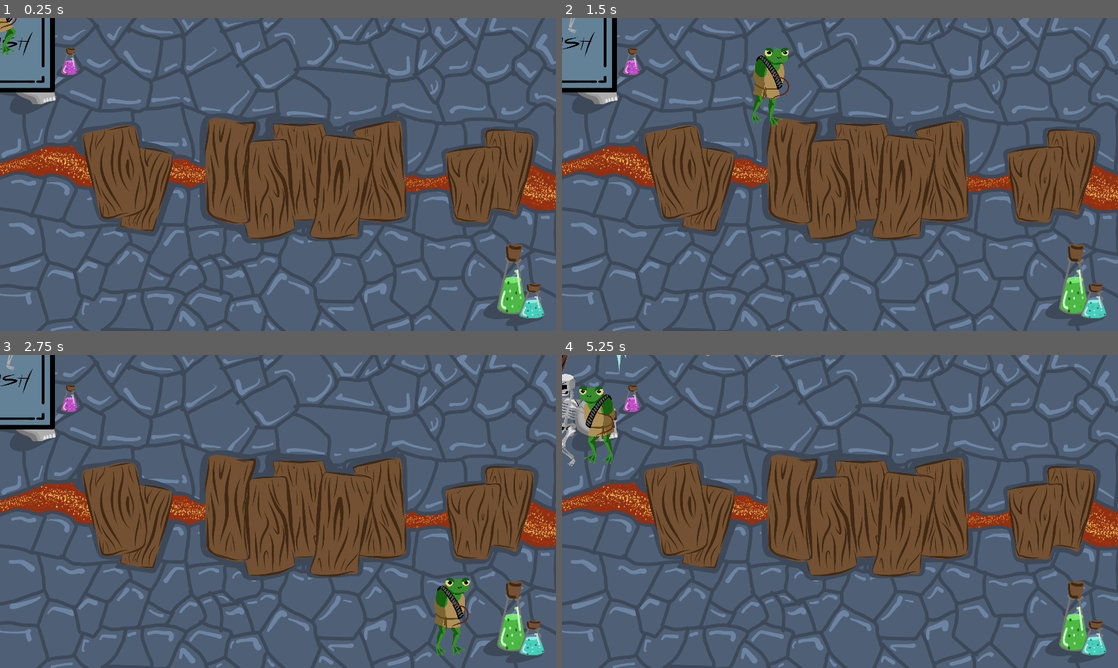
Above: before the commit, frames 1-4 (two rows, left to right).
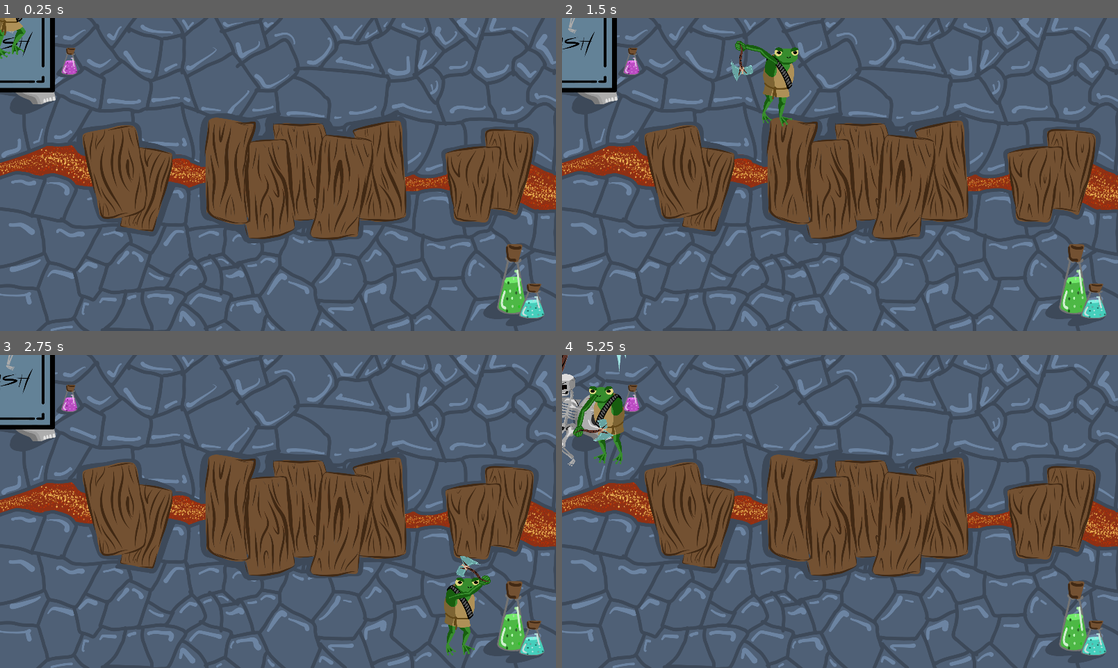
Above: after the commit, the same moments.

Repository: RNSM-Games/godot-gmtk-jam-2023
Game: Godot game, scene res://scenes/RealMain.tscn
Same seed, same stepped clock (60 frames per second), same inputs: the game is played once before the commit and once after it. This scene is started directly instead of the project's main scene.
Inputs (mouse positions are in pixels of both pictures, inside the frame that each line leads up to):
- Up to frame 1 (0.25 s): no input
- Up to frame 2 (1.5 s): tap Enter at 0.5 s; move the mouse to (962, 158) at 0.52 s; hold Right (right) 0.53-1.28 s; hold Right mouse button (Ability) 0.53-1.28 s; move the mouse to (728, 190) at 1.27 s; hold Down (down) from 1.28 s (still down); click (728, 190) at 1.35 s
- Up to frame 3 (2.75 s): move the mouse to (333, 442) at 2.02 s; release Down (down) at 2.03 s; hold Right (right) from 2.03 s (still down); hold Right mouse button (Ability) from 2.03 s (still down)
- Up to frame 4 (5.25 s): move the mouse to (812, 574) at 2.77 s; release Right (right) at 2.78 s; release Right mouse button (Ability) at 2.78 s; hold Up (up) 2.78-3.53 s; click (812, 574) at 2.85 s; move the mouse to (1006, 558) at 3.52 s; hold Right mouse button (Ability) 3.53-4.28 s; hold Left (left) 3.53-5.03 s; move the mouse to (673, 464) at 4.27 s; click (673, 464) at 4.35 s; move the mouse to (867, 511) at 5.02 s; hold Down (down) from 5.03 s (still down); hold Right mouse button (Ability) from 5.03 s (still down)

The runs differ from the first frame. In frame 1, 0.4% of the frame differs, in the area x 0-5%, y 0-14%; in frame 2, 1.5%, in the area x 30-43%, y 7-35%; in frame 3, 1.5%; in frame 4, 1.5%.
Error before the commit: Cannot call method 'get_child' on a null value. (res://scripts/Equippable/RangedWeapon.gd:20)

Commit message:
add frog arm

Diff:
--- a/scenes/Creatures/frogman.tscn
+++ b/scenes/Creatures/frogman.tscn
@@ -8,9 +8,11 @@
 [ext_resource type="Texture2D" uid="uid://cn11st6sbl5ht" path="res://assets/Creatures/frogman_4.png" id="6_brwkt"]
 [ext_resource type="PackedScene" uid="uid://bqfwsrqxa22ff" path="res://scenes/Abilities/Dodge.tscn" id="6_ti27c"]
 [ext_resource type="Texture2D" uid="uid://cq0vjwq6sm7mh" path="res://assets/Creatures/frogman_5.png" id="7_f2yas"]
-[ext_resource type="PackedScene" uid="uid://b8os1j4od05im" path="res://scenes/Weapons/ranged_weapon.tscn" id="7_vg17c"]
 [ext_resource type="Texture2D" uid="uid://dm5mn3wxfkmvt" path="res://assets/Creatures/frogman_6.png" id="8_sc1yn"]
 [ext_resource type="Texture2D" uid="uid://b50aexepxywu4" path="res://assets/Creatures/frogman_7.png" id="9_w1y52"]
+[ext_resource type="Script" path="res://scripts/RotateToTarget.gd" id="11_cqit5"]
+[ext_resource type="Texture2D" uid="uid://1f53wjy6yiee" path="res://assets/Creatures/frogman_arm.png" id="12_iaklh"]
+[ext_resource type="PackedScene" uid="uid://8t67gxnsuimx" path="res://scenes/Weapons/melee_weapon.tscn" id="13_vmnb8"]
 
 [sub_resource type="SpriteFrames" id="SpriteFrames_xacgo"]
 animations = [{
@@ -49,15 +51,15 @@
 script = ExtResource("1_1qkcv")
 body = NodePath("Body")
 
-[node name="Body" type="Node2D" parent="." node_paths=PackedStringArray("weapon", "ability")]
+[node name="Body" type="Node2D" parent="." node_paths=PackedStringArray("ability")]
 script = ExtResource("2_4n8ag")
-weapon = NodePath("../Weapon/ranged_weapon")
 ability = NodePath("../Ability/Dodge")
 health = 10
 damage = 1.0
 speed = 600.0
 
 [node name="AnimatedSprite2D" type="AnimatedSprite2D" parent="Body"]
+position = Vector2(85, -2.5)
 scale = Vector2(-1, 1)
 sprite_frames = SubResource("SpriteFrames_xacgo")
 animation = &"walk"
@@ -69,9 +71,18 @@
 character = NodePath("../..")
 
 [node name="Weapon" type="Node2D" parent="."]
+position = Vector2(292.5, -100)
+script = ExtResource("11_cqit5")
 
-[node name="ranged_weapon" parent="Weapon" node_paths=PackedStringArray("character") instance=ExtResource("7_vg17c")]
-character = NodePath("../..")
+[node name="Sprite2D" type="Sprite2D" parent="Weapon"]
+position = Vector2(130, 90)
+scale = Vector2(-1, 1)
+texture = ExtResource("12_iaklh")
+
+[node name="MeleeWeapon" parent="Weapon/Sprite2D" node_paths=PackedStringArray("character") instance=ExtResource("13_vmnb8")]
+position = Vector2(-242.5, -2.49998)
+scale = Vector2(-1, 1)
+character = NodePath("../../../Body")
 
 [node name="Hitbox" type="CollisionShape2D" parent="."]
 shape = SubResource("CircleShape2D_3x2rt")
--- a/scenes/Weapons/melee_weapon.tscn
+++ b/scenes/Weapons/melee_weapon.tscn
@@ -1,6 +1,7 @@
-[gd_scene load_steps=3 format=3 uid="uid://8t67gxnsuimx"]
+[gd_scene load_steps=4 format=3 uid="uid://8t67gxnsuimx"]
 
 [ext_resource type="Script" path="res://scripts/Equippable/MeleeWeapon.gd" id="1_iv5hx"]
+[ext_resource type="Texture2D" uid="uid://knhwy3xkiw8w" path="res://assets/Weapons/stormbreaker.png" id="2_tpsgn"]
 
 [sub_resource type="CapsuleShape2D" id="CapsuleShape2D_xvm63"]
 radius = 269.48
@@ -12,9 +13,9 @@
 [node name="Node2D" type="Node2D" parent="."]
 
 [node name="Sprite2D" type="Sprite2D" parent="Node2D" groups=["weapon"]]
-position = Vector2(-94.9999, -31.0002)
-rotation = -1.5708
+position = Vector2(-95, -31)
 scale = Vector2(0.368758, 0.368758)
+texture = ExtResource("2_tpsgn")
 
 [node name="Area2D" type="Area2D" parent="Node2D/Sprite2D"]
 visible = false
Binary file added: assets/Creatures/frogman_arm.png
Not shown, added: assets/Creatures/frogman_arm.png.import
Not shown: 1 places in scenes/Creatures/frogman.tscn that only renumber resources
Not shown: 1 places in scenes/Projectiles/projectile.tscn that only renumber resources
